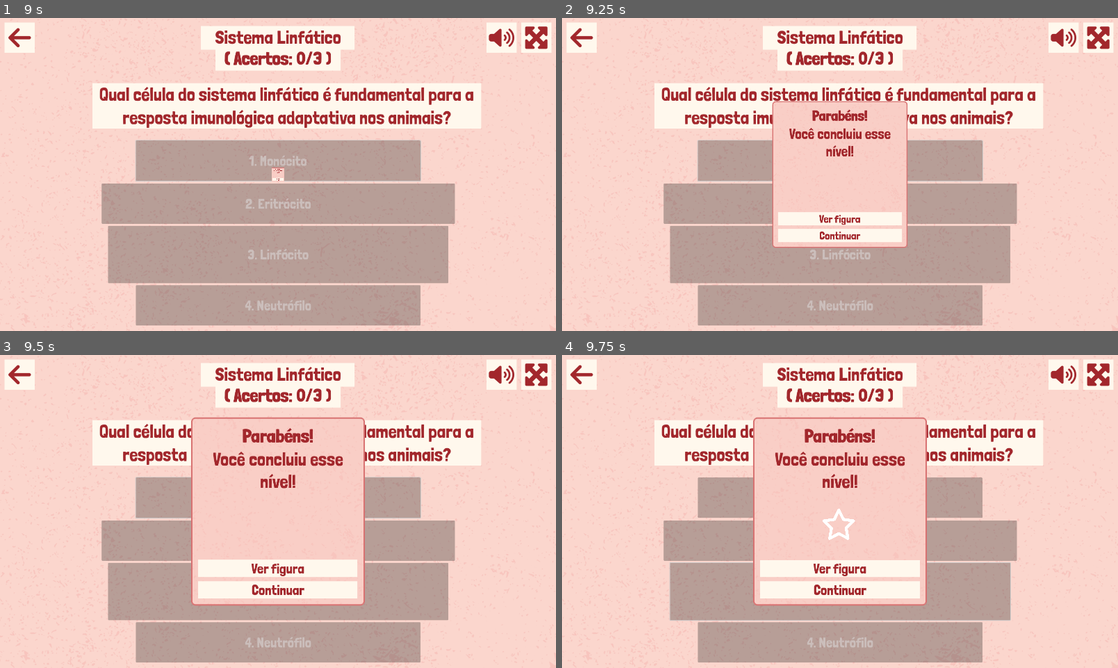
Above: before the commit, frames 1-4 (two rows, left to right).
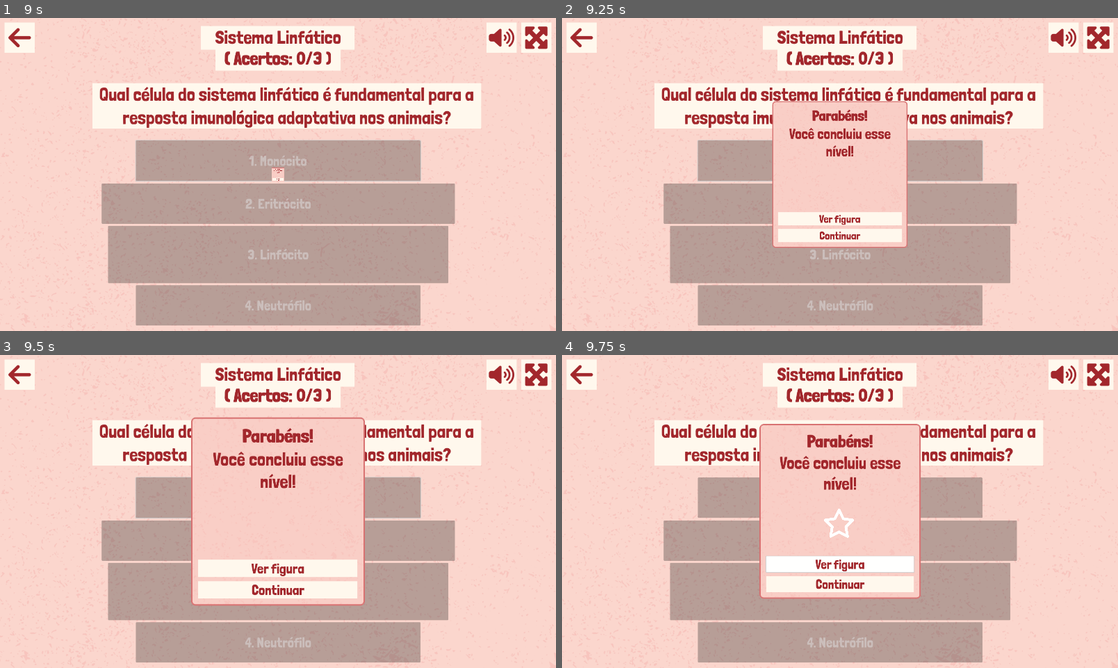
Above: after the commit, the same moments.

Repository: telmotrooper/vet-game
Game: Godot game, scene res://main.tscn
The game is run twice, just before and just after one commit, with the same random seed, the same clock (stepped at 60 frames per second) and the same inputs.
Inputs (mouse positions are in pixels of both pictures, inside the frame that each line leads up to):
- Up to frame 1 (9 s): tap Enter at 0.5 s; click (533, 36) at 1.25 s; click "CÃES (FIGURA)" at 2 s; click (533, 36) at 2.75 s; click (533, 36) at 3.5 s; click (22, 36) at 4.25 s; click "GATOS (FIGURA)" at 5 s; click "SISTEMA LINFÁTICO (QUIZ)" at 5.75 s; click "1. Transportar oxigênio para …" at 6.5 s; click "3. Regular a temperatura corp…" at 7.25 s; click "1. Medula óssea" at 8 s; click "1. Monócito" at 8.75 s
- Up to frame 2 (9.25 s): no input
- Up to frame 3 (9.5 s): no input
- Up to frame 4 (9.75 s): click "Ver figura" at 9.5 s

Frames 1-3 are identical in both runs. In frame 4, 6.6% of the frame differs, in the area x 19-81%, y 19-85%.

Commit message:
added 'freeze' for answers

Diff:
--- a/levels/lymphatic_system_level/answer.gd
+++ b/levels/lymphatic_system_level/answer.gd
@@ -6,3 +6,7 @@
 
 func _pressed() -> void:
 	question_answered.emit(value)
+
+func freeze() -> void:
+	disabled = true
+	set_mouse_filter(MOUSE_FILTER_IGNORE)
--- a/levels/quiz_level.gd
+++ b/levels/quiz_level.gd
@@ -60,5 +60,5 @@
 		current_question = questions.pick_random()
 		update_question()
 	else:
-		get_tree().call_group("answers", "set_disabled", true)
+		get_tree().call_group("answers", "freeze")
 		show_victory_panel()
